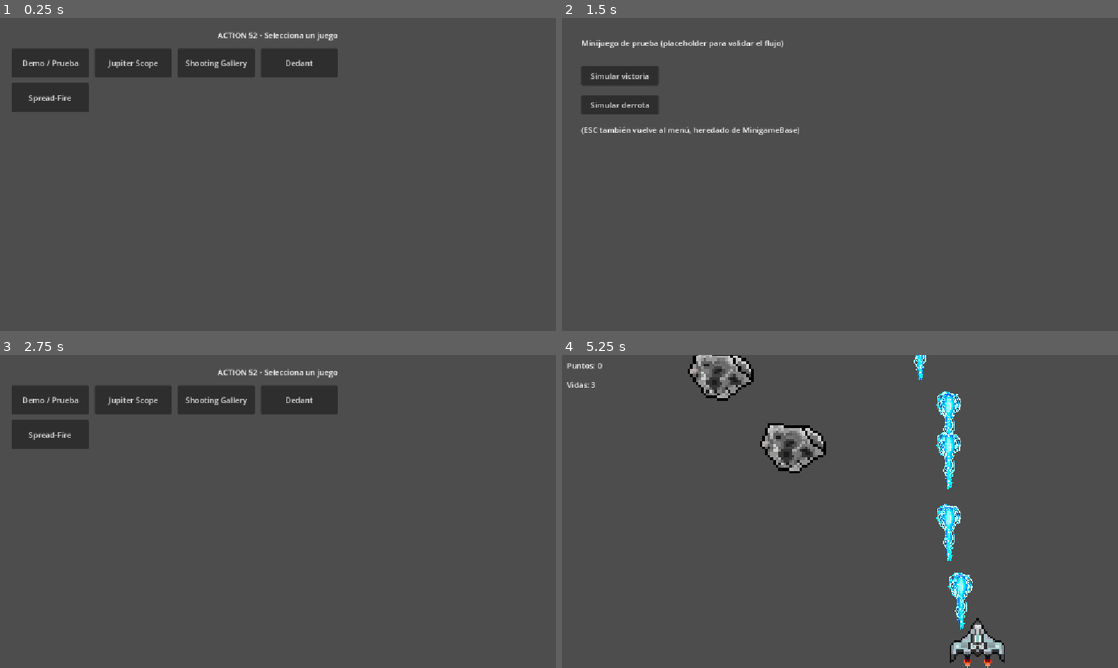
Above: before the commit, frames 1-4 (two rows, left to right).
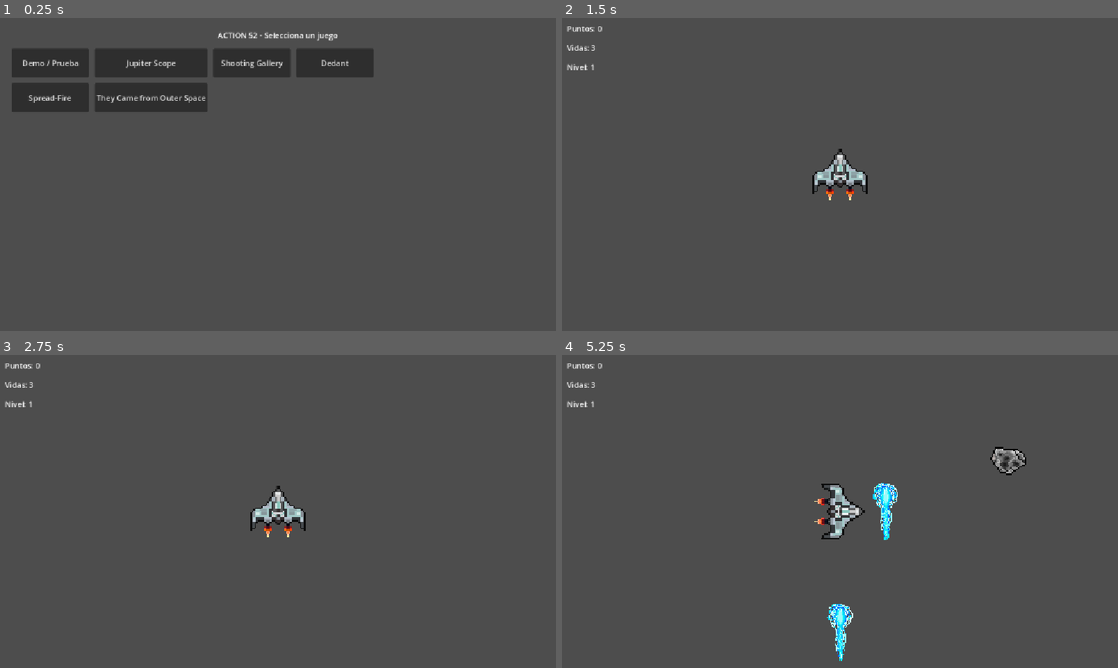
Above: after the commit, the same moments.

Repository: HeartAttack35/action-52
Game: Godot game, scene res://scenes/main_menu/main_menu.tscn
Same seed, same stepped clock (60 frames per second), same inputs: the game is played once before the commit and once after it.
Inputs (mouse positions are in pixels of both pictures, inside the frame that each line leads up to):
- Up to frame 1 (0.25 s): no input
- Up to frame 2 (1.5 s): click (712, 96) at 0.5 s, where only the run after the commit has a clickable "They Came from Outer Space"; click (612, 61) at 1.25 s, where only the run before the commit has a clickable "Demo / Prueba"
- Up to frame 3 (2.75 s): click (55, 414) at 2 s, where only the run before the commit has a clickable "Simular victoria"
- Up to frame 4 (5.25 s): click (695, 398) at 2.75 s, where only the run before the commit has a clickable "Jupiter Scope"; tap Enter (ui_accept) at 3.5, 3.6, 3.77, 4.07, 4.35, 4.52, 4.82, 5.1 s; hold Right (ui_right) 3.53-4.28 s; hold Down (ui_down) 4.28-5.03 s; hold Right (ui_right) from 5.03 s (still down)

The runs differ from the first frame. In frame 1, 3.0% of the frame differs, in the area x 17-68%, y 10-30%; in frame 2, 3.1%; in frame 3, 7.1%, in the area x 0-61%, y 2-59%; in frame 4, 6.5%.

Commit message:
Se incorpora el minijuego "They Came from Outer Space". Errores visuales por corregir.

Diff:
--- a/autoloads/minigame_registry.gd
+++ b/autoloads/minigame_registry.gd
@@ -38,6 +38,12 @@
 		"scene": "res://scenes/minigames/Spread-Fire/spread_fire.tscn",
 		"tier": 1,
 	},
+	{
+		"id": "tcfos",
+		"name": "They Came from Outer Space",
+		"scene": "res://scenes/minigames/They Came from Outer Space/tcfos.tscn",
+		"tier": 1,
+	},
 ]
 
 
--- a/scenes/minigames/Shooting Gallery/bullet.gd
+++ b/scenes/minigames/Shooting Gallery/bullet.gd
@@ -1,13 +1,47 @@
 extends Area2D
-## bullet.gd
-## Proyectil disparado por el pistolero. Se mueve hacia la derecha a velocidad
-## constante y se elimina al salir de la pantalla.
+## bullet.gd  (Shooting Gallery)
+## Proyectil disparado por el pistolero.
+##
+## Llama a setup(direction) justo después de instanciar para configurar:
+##   • Dirección de movimiento
+##   • Rotación visual del sprite
+##   • Forma de la hitbox según el ángulo:
+##       horizontal  (vert = 0)  → rectángulo apaisado  (32 × 8)
+##       diagonal    (vert ≠ 0)  → rectángulo cuadrado  (12 × 12), rotado 45°
 
 const SPEED: float = 500.0
 
+var _direction: Vector2 = Vector2(1.0, 0.0)
+
+
+## Configura el proyectil a partir de una dirección normalizada.
+## Debe llamarse antes de add_child() o en el mismo frame.
+func setup(dir: Vector2) -> void:
+	_direction = dir
+
+	# --- Rotación visual: alinea el sprite con la dirección ---
+	rotation = dir.angle()
+
+	# --- Hitbox: ajusta la forma según si es horizontal o diagonal ---
+	var shape_node: CollisionShape2D = $CollisionShape2D
+	var rect := RectangleShape2D.new()
+
+	if abs(dir.y) < 0.01:
+		# Tiro horizontal puro → rectángulo apaisado (ancho × alto)
+		rect.size = Vector2(32.0, 8.0)
+		shape_node.position = Vector2.ZERO
+		shape_node.rotation = 0.0
+	else:
+		# Tiro diagonal (45°) → rectángulo compacto, rotado 45°
+		rect.size = Vector2(14.0, 14.0)
+		shape_node.position = Vector2.ZERO
+		shape_node.rotation = deg_to_rad(45.0)
+
+	shape_node.shape = rect
+
 
 func _physics_process(delta: float) -> void:
-	position.x += SPEED * delta
+	position += _direction * SPEED * delta
 
 
 func _on_visible_on_screen_notifier_2d_screen_exited() -> void:
--- a/scenes/minigames/Shooting Gallery/player.gd
+++ b/scenes/minigames/Shooting Gallery/player.gd
@@ -2,10 +2,16 @@
 ## player.gd  (Shooting Gallery)
 ## Pistolero fijo en el borde izquierdo. Se mueve verticalmente (↑/↓) y emite
 ## una señal cuando dispara para que la escena principal instancie la bala.
+##
+## La señal lleva la dirección activa al momento del disparo:
+##   • Sin dirección (neutro)  → tiro horizontal puro   (→)
+##   • ↑ sostenido             → tiro diagonal-arriba   (→↑ 45°)
+##   • ↓ sostenido             → tiro diagonal-abajo    (→↓ 45°)
 
 const SPEED: float = 300.0
 
-signal shoot_requested(position: Vector2)
+## Incluye la dirección normalizada del disparo.
+signal shoot_requested(position: Vector2, direction: Vector2)
 
 
 func _physics_process(_delta: float) -> void:
@@ -25,4 +31,8 @@
 
 
 func _shoot() -> void:
-	shoot_requested.emit($ShootPoint.global_position)
+	# La dirección del disparo combina: siempre hacia la derecha (+X)
+	# más la componente vertical activa en ese instante.
+	var vert: float = Input.get_axis("ui_up", "ui_down")  # -1, 0 o +1
+	var dir: Vector2 = Vector2(1.0, vert).normalized()
+	shoot_requested.emit($ShootPoint.global_position, dir)
--- a/scenes/minigames/Shooting Gallery/shooting_gallery.gd
+++ b/scenes/minigames/Shooting Gallery/shooting_gallery.gd
@@ -55,9 +55,10 @@
 	return ENEMY_INTERVAL_MAX * pow(ENEMY_INTERVAL_MIN / ENEMY_INTERVAL_MAX, t)
 
 
-func _on_shoot_requested(shoot_pos: Vector2) -> void:
+func _on_shoot_requested(shoot_pos: Vector2, dir: Vector2) -> void:
 	var bullet: Area2D = BULLET_SCENE.instantiate()
 	bullet.position = shoot_pos
+	bullet.setup(dir)
 	add_child(bullet)
 
 
--- /dev/null
+++ b/scenes/minigames/They Came from Outer Space/enemy.gd
@@ -0,0 +1,49 @@
+extends Area2D
+## enemy.gd  (They Came from Outer Space)
+## Nave enemiga que cruza la pantalla en trayectoria horizontal o diagonal.
+## La dirección se asigna desde la escena principal al instanciar.
+##
+## Comportamiento:
+##   - Proyectil ("proyectiles") la impacta → +10 pts, muere.
+##   - Choca con el jugador ("jugador")     → GameManager.lose_life(), muere.
+##   - Sale de pantalla sin impactar        → se elimina sin penalización.
+
+const SPEED: float = 160.0
+
+var direction: Vector2 = Vector2(1.0, 0.0)
+
+var _dead: bool = false
+
+
+func _physics_process(delta: float) -> void:
+	position += direction * SPEED * delta
+
+
+func _on_visible_on_screen_notifier_2d_screen_exited() -> void:
+	if not _dead:
+		queue_free()
+
+
+func _on_area_entered(area: Area2D) -> void:
+	if _dead:
+		return
+	if area.is_in_group("proyectiles"):
+		_dead = true
+		GameManager.add_score(10)
+		area.queue_free()
+		queue_free()
+	elif area.is_in_group("jugador"):
+		_hit_player()
+
+
+func _on_body_entered(body: Node2D) -> void:
+	if _dead:
+		return
+	if body.is_in_group("jugador"):
+		_hit_player()
+
+
+func _hit_player() -> void:
+	_dead = true
+	GameManager.lose_life()
+	queue_free()
--- /dev/null
+++ b/scenes/minigames/They Came from Outer Space/enemy.tscn
@@ -0,0 +1,23 @@
+[gd_scene format=3 uid="uid://tcfos_enemy_001"]
+
+[ext_resource type="Script" path="res://scenes/minigames/They Came from Outer Space/enemy.gd" id="1_enemy"]
+[ext_resource type="Texture2D" uid="uid://cvb3d46k5fybw" path="res://assets/sprites/kindpng_1350584.png" id="2_sprite"]
+
+[sub_resource type="RectangleShape2D" id="RectangleShape2D_enemy"]
+size = Vector2(60, 60)
+
+[node name="Enemy" type="Area2D" groups=["enemigos"]]
+script = ExtResource("1_enemy")
+
+[node name="Sprite2D" type="Sprite2D" parent="."]
+scale = Vector2(0.03, 0.03)
+texture = ExtResource("2_sprite")
+
+[node name="CollisionShape2D" type="CollisionShape2D" parent="."]
+shape = SubResource("RectangleShape2D_enemy")
+
+[node name="VisibleOnScreenNotifier2D" type="VisibleOnScreenNotifier2D" parent="."]
+
+[connection signal="area_entered" from="." to="." method="_on_area_entered"]
+[connection signal="body_entered" from="." to="." method="_on_body_entered"]
+[connection signal="screen_exited" from="VisibleOnScreenNotifier2D" to="." method="_on_visible_on_screen_notifier_2d_screen_exited"]
--- /dev/null
+++ b/scenes/minigames/They Came from Outer Space/laser.gd
@@ -0,0 +1,16 @@
+extends Area2D
+## laser.gd  (They Came from Outer Space)
+## Proyectil con dirección arbitraria. Se asigna desde la escena principal
+## antes de add_child(). Se elimina al salir de pantalla.
+
+const SPEED: float = 550.0
+
+var direction: Vector2 = Vector2.UP
+
+
+func _physics_process(delta: float) -> void:
+	position += direction * SPEED * delta
+
+
+func _on_visible_on_screen_notifier_2d_screen_exited() -> void:
+	queue_free()
--- /dev/null
+++ b/scenes/minigames/They Came from Outer Space/laser.tscn
@@ -0,0 +1,22 @@
+[gd_scene format=3 uid="uid://tcfos_laser_001"]
+
+[ext_resource type="Script" path="res://scenes/minigames/They Came from Outer Space/laser.gd" id="1_laser"]
+[ext_resource type="Texture2D" uid="uid://dub1sono6dujc" path="res://assets/sprites/pngkey.com-lazer-beam-png-8162960.png" id="2_sprite"]
+
+[sub_resource type="RectangleShape2D" id="RectangleShape2D_laser"]
+size = Vector2(4, 16)
+
+[node name="Laser" type="Area2D" groups=["proyectiles"]]
+script = ExtResource("1_laser")
+
+[node name="Sprite2D" type="Sprite2D" parent="."]
+rotation = 1.5707964
+scale = Vector2(0.15, 0.15)
+texture = ExtResource("2_sprite")
+
+[node name="CollisionShape2D" type="CollisionShape2D" parent="."]
+shape = SubResource("RectangleShape2D_laser")
+
+[node name="VisibleOnScreenNotifier2D" type="VisibleOnScreenNotifier2D" parent="."]
+
+[connection signal="screen_exited" from="VisibleOnScreenNotifier2D" to="." method="_on_visible_on_screen_notifier_2d_screen_exited"]
--- /dev/null
+++ b/scenes/minigames/They Came from Outer Space/player.gd
@@ -0,0 +1,45 @@
+extends CharacterBody2D
+## player.gd  (They Came from Outer Space)
+## Nave del jugador fija en el centro de la pantalla.
+## Rota en incrementos rígidos de 90° con las flechas direccionales.
+## El Marker2D "Crosshair" y "ShootPoint" rotan junto al nodo padre,
+## por lo que siempre apuntan en la dirección de la nave.
+##
+## Rotaciones (Godot 2D, sprite apunta hacia arriba en rot=0):
+##   ui_up    →  0        (arriba)
+##   ui_right →  PI/2     (derecha)
+##   ui_down  →  PI       (abajo)
+##   ui_left  → -PI/2     (izquierda)
+
+signal shoot_requested(position: Vector2, direction: Vector2)
+
+# Tabla de rotaciones indexadas 0..3
+const ROTATIONS: Array[float] = [0.0, PI / 2.0, PI, -PI / 2.0]
+
+# Mapeo tecla → índice
+const KEY_TO_INDEX: Dictionary = {
+	"ui_up":    0,
+	"ui_right": 1,
+	"ui_down":  2,
+	"ui_left":  3,
+}
+
+var _rot_index: int = 0   # arriba por defecto
+
+
+func _process(_delta: float) -> void:
+	# Rotación rígida
+	for action in KEY_TO_INDEX:
+		if Input.is_action_just_pressed(action):
+			_rot_index = KEY_TO_INDEX[action]
+			rotation = ROTATIONS[_rot_index]
+			break
+
+	if Input.is_action_just_pressed("ui_accept"):
+		_shoot()
+
+
+func _shoot() -> void:
+	# Dirección de disparo: "arriba" del sprite rotado → Vector2(0,-1).rotated(rotation)
+	var dir: Vector2 = Vector2(0.0, -1.0).rotated(rotation)
+	shoot_requested.emit($ShootPoint.global_position, dir)
--- /dev/null
+++ b/scenes/minigames/They Came from Outer Space/player.tscn
@@ -0,0 +1,23 @@
+[gd_scene format=3 uid="uid://tcfos_player_001"]
+
+[ext_resource type="Script" path="res://scenes/minigames/They Came from Outer Space/player.gd" id="1_player"]
+[ext_resource type="Texture2D" uid="uid://2hyclk0hipcl" path="res://assets/sprites/NicePng_spaceship-png_138961.png" id="2_sprite"]
+
+[sub_resource type="RectangleShape2D" id="RectangleShape2D_player"]
+size = Vector2(50, 40)
+
+[node name="Player" type="CharacterBody2D" groups=["jugador"]]
+script = ExtResource("1_player")
+
+[node name="Sprite2D" type="Sprite2D" parent="."]
+scale = Vector2(0.2, 0.2)
+texture = ExtResource("2_sprite")
+
+[node name="CollisionShape2D" type="CollisionShape2D" parent="."]
+shape = SubResource("RectangleShape2D_player")
+
+[node name="ShootPoint" type="Marker2D" parent="."]
+position = Vector2(0, -30)
+
+[node name="Crosshair" type="Marker2D" parent="."]
+position = Vector2(0, -70)
--- /dev/null
+++ b/scenes/minigames/They Came from Outer Space/tcfos.gd
@@ -0,0 +1,103 @@
+extends MinigameBase
+## tcfos.gd  (They Came from Outer Space)
+## Escena principal. El jugador está fijo en el centro y rota 90° para
+## disparar en 4 direcciones. Los enemigos entran desde cualquier borde
+## moviéndose en trayectorias horizontales o diagonales.
+##
+## Curva de dificultad:
+##   Cada RAMP_INTERVAL segundos se reduce el wait_time del EnemySpawner
+##   según una interpolación exponencial entre SPAWN_MAX y SPAWN_MIN.
+##   RAMP_STEPS pasos de RAMP_INTERVAL segundos = duración total de la rampa.
+
+const LASER_SCENE: PackedScene = preload(
+	"res://scenes/minigames/They Came from Outer Space/laser.tscn")
+const ENEMY_SCENE: PackedScene = preload(
+	"res://scenes/minigames/They Came from Outer Space/enemy.tscn")
+
+const SPAWN_MAX: float    = 2.5   # intervalo inicial (s)
+const SPAWN_MIN: float    = 0.35  # intervalo mínimo (s)
+const RAMP_INTERVAL: float = 10.0 # cada cuántos segundos sube la dificultad
+const RAMP_STEPS: int      = 7    # pasos hasta llegar a SPAWN_MIN (70 s total)
+
+# Direcciones disponibles: horizontal pura y diagonales (no vertical pura)
+# agrupadas por borde de aparición.
+const DIRS_FROM_TOP:    Array = [Vector2( 1, 1), Vector2(-1, 1)]             # SE, SW
+const DIRS_FROM_BOTTOM: Array = [Vector2( 1,-1), Vector2(-1,-1)]             # NE, NW
+const DIRS_FROM_LEFT:   Array = [Vector2( 1, 0), Vector2( 1, 1), Vector2( 1,-1)]  # E, SE, NE
+const DIRS_FROM_RIGHT:  Array = [Vector2(-1, 0), Vector2(-1, 1), Vector2(-1,-1)]  # W, SW, NW
+
+@onready var player: CharacterBody2D = $Player
+@onready var enemy_spawner: Timer    = $EnemySpawner
+@onready var diff_ticker: Timer      = $DiffTicker
+@onready var label_score: Label      = $HUD/LabelScore
+@onready var label_lives: Label      = $HUD/LabelLives
+@onready var label_diff: Label       = $HUD/LabelDiff
+
+var _diff_step: int = 0
+
+
+func _ready() -> void:
+	var vp: Vector2 = get_viewport_rect().size
+	# Nave fija en el centro
+	player.position = vp / 2.0
+	player.shoot_requested.connect(_on_shoot_requested)
+	GameManager.score_changed.connect(_on_score_changed)
+	if not GameManager.lives_changed.is_connected(_on_lives_changed):
+		GameManager.lives_changed.connect(_on_lives_changed)
+	label_score.text = "Puntos: %d" % GameManager.score
+	label_lives.text = "Vidas: %d"  % GameManager.lives
+	label_diff.text  = "Nivel: 1"
+	enemy_spawner.wait_time = SPAWN_MAX
+
+
+func _on_shoot_requested(shoot_pos: Vector2, dir: Vector2) -> void:
+	var laser: Area2D = LASER_SCENE.instantiate()
+	laser.position  = shoot_pos
+	laser.direction = dir
+	add_child(laser)
+
+
+func _on_enemy_spawner_timeout() -> void:
+	var vp: Vector2 = get_viewport_rect().size
+	var enemy: Area2D = ENEMY_SCENE.instantiate()
+
+	# Elegir borde aleatorio y dirección compatible
+	var edge: int = randi() % 4   # 0=top 1=bottom 2=left 3=right
+	var spawn_pos: Vector2
+	var dir_pool: Array
+
+	match edge:
+		0:  # top
+			spawn_pos = Vector2(randf_range(0.0, vp.x), -24.0)
+			dir_pool  = DIRS_FROM_TOP
+		1:  # bottom
+			spawn_pos = Vector2(randf_range(0.0, vp.x), vp.y + 24.0)
+			dir_pool  = DIRS_FROM_BOTTOM
+		2:  # left
+			spawn_pos = Vector2(-24.0, randf_range(0.0, vp.y))
+			dir_pool  = DIRS_FROM_LEFT
+		3:  # right
+			spawn_pos = Vector2(vp.x + 24.0, randf_range(0.0, vp.y))
+			dir_pool  = DIRS_FROM_RIGHT
+
+	enemy.position  = spawn_pos
+	enemy.direction = (dir_pool.pick_random() as Vector2).normalized()
+	add_child(enemy)
+
+
+func _on_diff_ticker_timeout() -> void:
+	_diff_step = mini(_diff_step + 1, RAMP_STEPS)
+	var t: float = float(_diff_step) / float(RAMP_STEPS)
+	# Curva exponencial: SPAWN_MAX * (SPAWN_MIN/SPAWN_MAX)^t
+	enemy_spawner.wait_time = SPAWN_MAX * pow(SPAWN_MIN / SPAWN_MAX, t)
+	label_diff.text = "Nivel: %d" % (_diff_step + 1)
+
+
+func _on_score_changed(new_score: int) -> void:
+	label_score.text = "Puntos: %d" % new_score
+
+
+func _on_lives_changed(new_lives: int) -> void:
+	label_lives.text = "Vidas: %d" % new_lives
+	if new_lives <= 0:
+		finish("lose")
--- /dev/null
+++ b/scenes/minigames/They Came from Outer Space/tcfos.tscn
@@ -0,0 +1,43 @@
+[gd_scene format=3 uid="uid://tcfos_main_001"]
+
+[ext_resource type="Script" path="res://scenes/minigames/They Came from Outer Space/tcfos.gd" id="1_script"]
+[ext_resource type="PackedScene" path="res://scenes/minigames/They Came from Outer Space/player.tscn" id="2_player"]
+
+[node name="TheyCameFromOuterSpace" type="Node2D"]
+script = ExtResource("1_script")
+
+[node name="Player" parent="." instance=ExtResource("2_player")]
+
+[node name="EnemySpawner" type="Timer" parent="."]
+wait_time = 2.5
+autostart = true
+
+[node name="DiffTicker" type="Timer" parent="."]
+wait_time = 10.0
+autostart = true
+
+[node name="HUD" type="CanvasLayer" parent="."]
+
+[node name="LabelScore" type="Label" parent="HUD"]
+offset_left = 10.0
+offset_top = 10.0
+offset_right = 200.0
+offset_bottom = 40.0
+text = "Puntos: 0"
+
+[node name="LabelLives" type="Label" parent="HUD"]
+offset_left = 10.0
+offset_top = 50.0
+offset_right = 200.0
+offset_bottom = 80.0
+text = "Vidas: 3"
+
+[node name="LabelDiff" type="Label" parent="HUD"]
+offset_left = 10.0
+offset_top = 90.0
+offset_right = 200.0
+offset_bottom = 120.0
+text = "Nivel: 1"
+
+[connection signal="timeout" from="EnemySpawner" to="." method="_on_enemy_spawner_timeout"]
+[connection signal="timeout" from="DiffTicker"   to="." method="_on_diff_ticker_timeout"]
Not shown, added: scenes/minigames/They Came from Outer Space/enemy.gd.uid
Not shown, added: scenes/minigames/They Came from Outer Space/laser.gd.uid
Not shown, added: scenes/minigames/They Came from Outer Space/player.gd.uid
Not shown, added: scenes/minigames/They Came from Outer Space/tcfos.gd.uid
